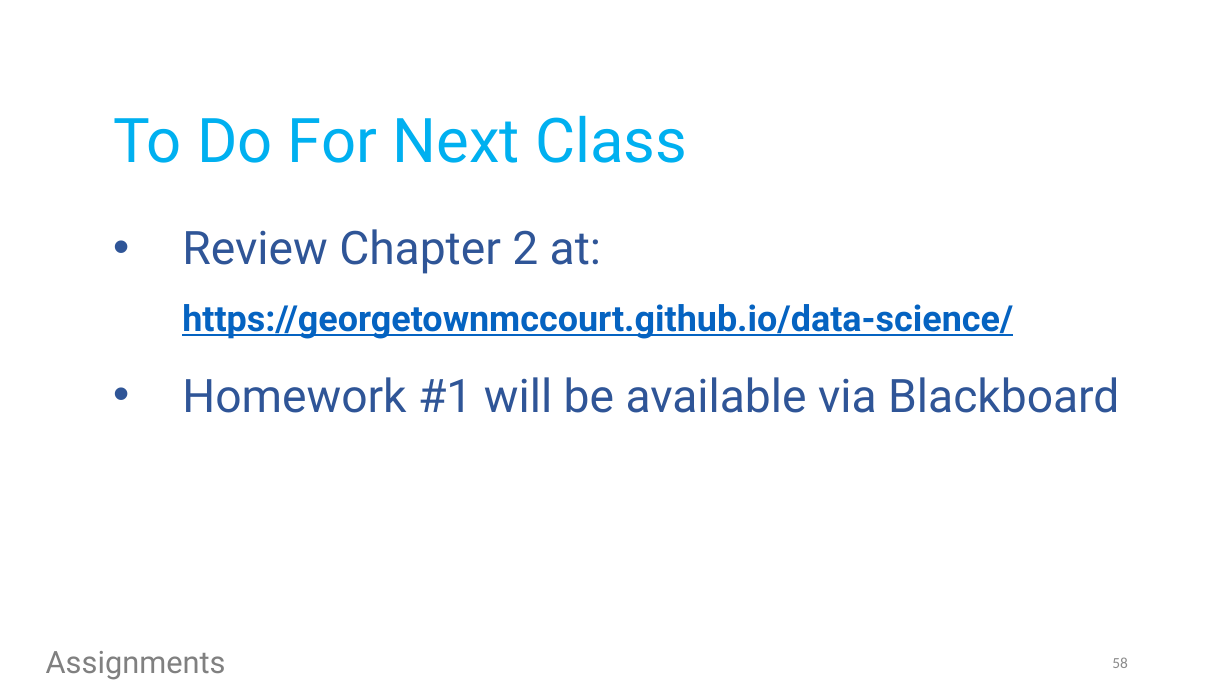
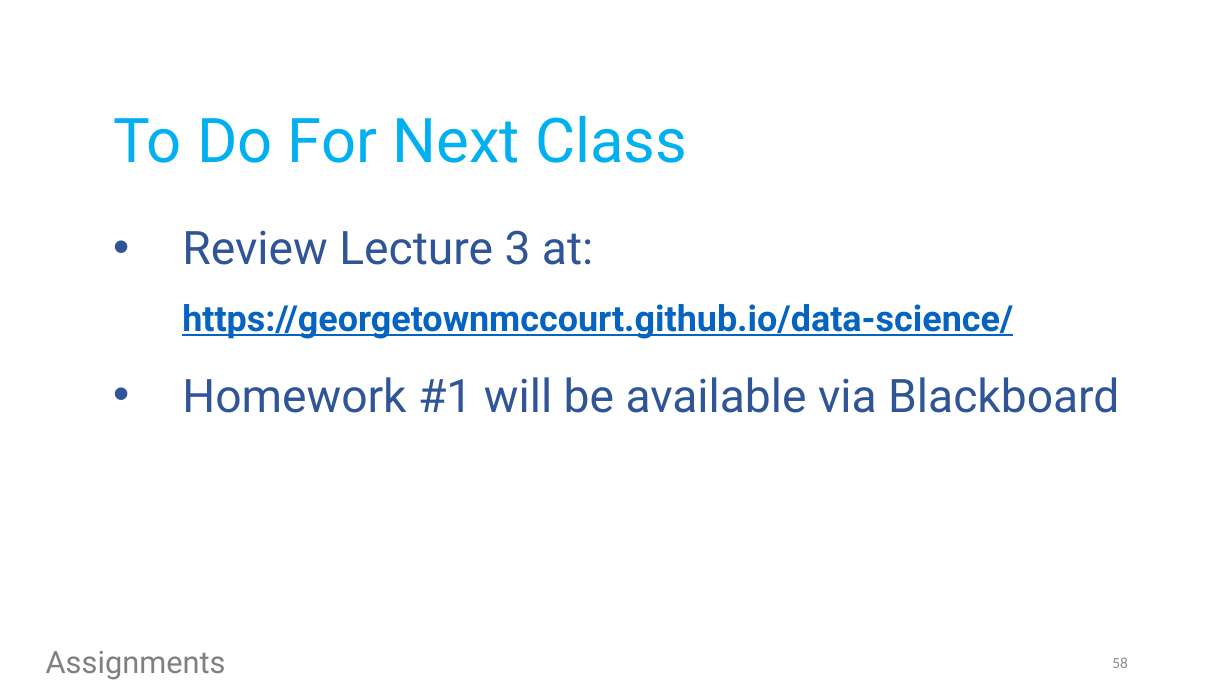
Before and after one commit to SigmaMonstR/data-science, a slide deck: slide 58 of lecture-02/slides.pptx. Drawn at 1232x693 pixels with LibreOffice and Linux fonts; fonts in the diff are those of the drawing. Boxes give left, top, right and bottom in pixels: in the first picture for what was removed or moved away, otherwise in the second. Text is boxed around its words. In the diff, an @@ line names an element or a change of style, - is before the commit and + after.

```diff
--- a/lecture-02/slides.pptx
+++ b/lecture-02/slides.pptx
@@ text at [182,230,1013,339]: text changed @@
-• Review Chapter 2 at: https://georgetownmccourt.github.io/data-science/
+• Review Lecture 3 at: https://georgetownmccourt.github.io/data-science/
```
Also in this commit, not shown: 1 other slide changed, 8 other files.
